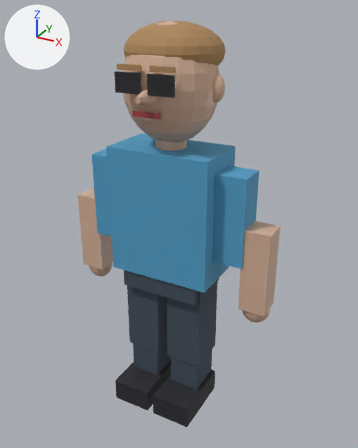
What one commit did to the glTF model game/assets/models/generated_humanoids/engineer_02.glb.
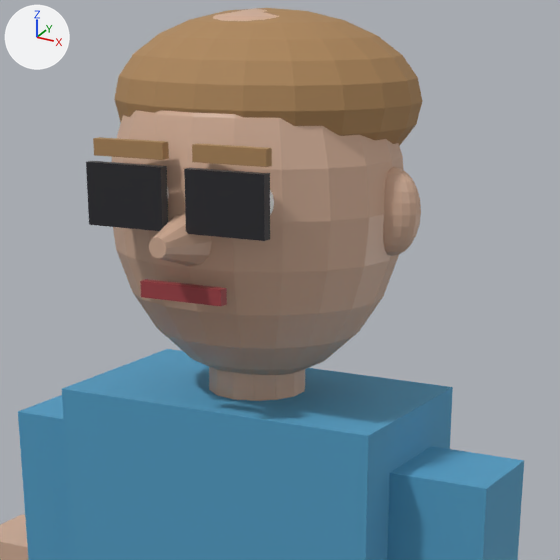
Each version appears first whole from a 50 mm lens placed at (1.205, -2.108, 3.031), pointed at (0.034, 0.022, 1.966), and next in a close-up on the part from 24% to 76% of the width and 4% to 45% of the height. Every picture has the same lights, and +X, +Y and +Z are marked at upper left. The last two pictures show the newer version. Vertices at exactly the same position are counted once.

The first close-up shows 'Brow.L', 'EarL', 'Glasses.L', 'Glasses.R', 'Hair', 'Head', 'Mouth', 'Neck', 'Nose', 'Torso', 'UpperArm.L', 'UpperArm.R' and 3 more.
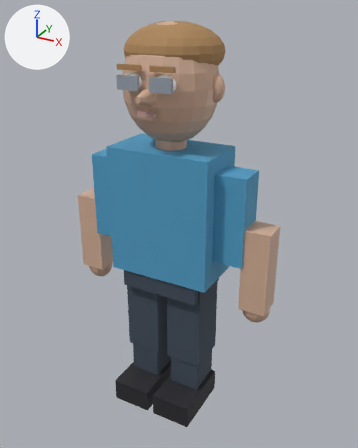
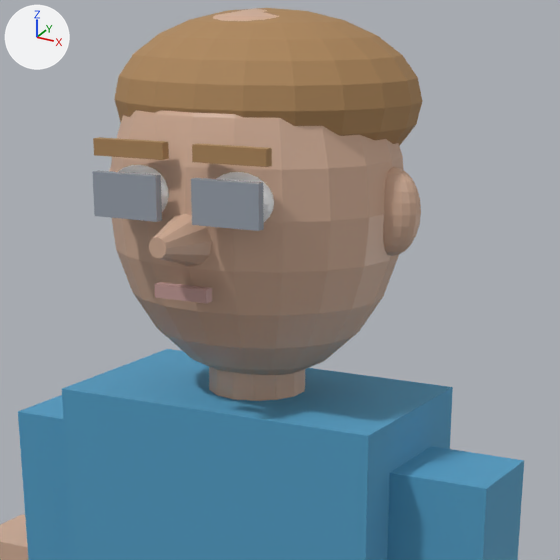
What differs and where, as boxes [x1, y1, x2, y2] in the close-ups (560 x 560 px):
'Glasses.L', recoloured, rescaled (black to grey, 15% narrower, 27% shorter)
    before: [184, 168, 270, 241]
    after: [191, 178, 264, 231]
'Glasses.R', recoloured, rescaled (black to grey, 14% narrower, 25% shorter)
    before: [86, 161, 168, 231]
    after: [92, 170, 162, 222]
'Mouth', recoloured, rescaled (lighter, 34% narrower, 21% shorter)
    before: [140, 279, 227, 306]
    after: [155, 282, 212, 303]

What the commit changed:
Material 'Glasses.002' (mat_glasses_002) changes colour from black #27272c to grey #99a2ad; in linear values from (0.02, 0.02, 0.025) to (0.32, 0.36, 0.42).
Material 'Mouth.005' (mat_mouth_005) changes colour from red #a03f45 to pink #c49b97; in linear values from (0.35, 0.05, 0.06) to (0.55, 0.33, 0.31).
me_cube_098 is used by ob_glasses_l; location (0.0, 0.0, 0.9).
me_cube_098 had 8 vertices, 12 faces and spanned x 0.02..0.15, y -0.24..-0.224, z 1.775..1.865.
me_cube_098 now has 8 vertices, 12 faces and spans x 0.03..0.14, y -0.239..-0.225, z 1.788..1.852.
me_cube_098 part 1: the whole mesh is scaled about its middle by (0.846, 0.875, 0.711).
me_cube_099 is used by ob_glasses_r; location (0.0, 0.0, 0.9).
me_cube_099 had 8 vertices, 12 faces and spanned x -0.15..-0.02, y -0.24..-0.224, z 1.775..1.865.
me_cube_099 now has 8 vertices, 12 faces and spans x -0.14..-0.03, y -0.239..-0.225, z 1.788..1.852.
me_cube_099 part 2: the whole mesh is scaled about its middle by (0.846, 0.875, 0.711).
me_cube_097 is used by ob_mouth; location (0.0, 0.0, 0.9).
me_cube_097 had 8 vertices, 12 faces and spanned x -0.07..0.07, y -0.228..-0.212, z 1.673..1.697.
me_cube_097 now has 8 vertices, 12 faces and spans x -0.045..0.045, y -0.228..-0.212, z 1.675..1.695.
me_cube_097 part 3: the whole mesh is scaled about its middle by (0.643, 1, 0.833).
